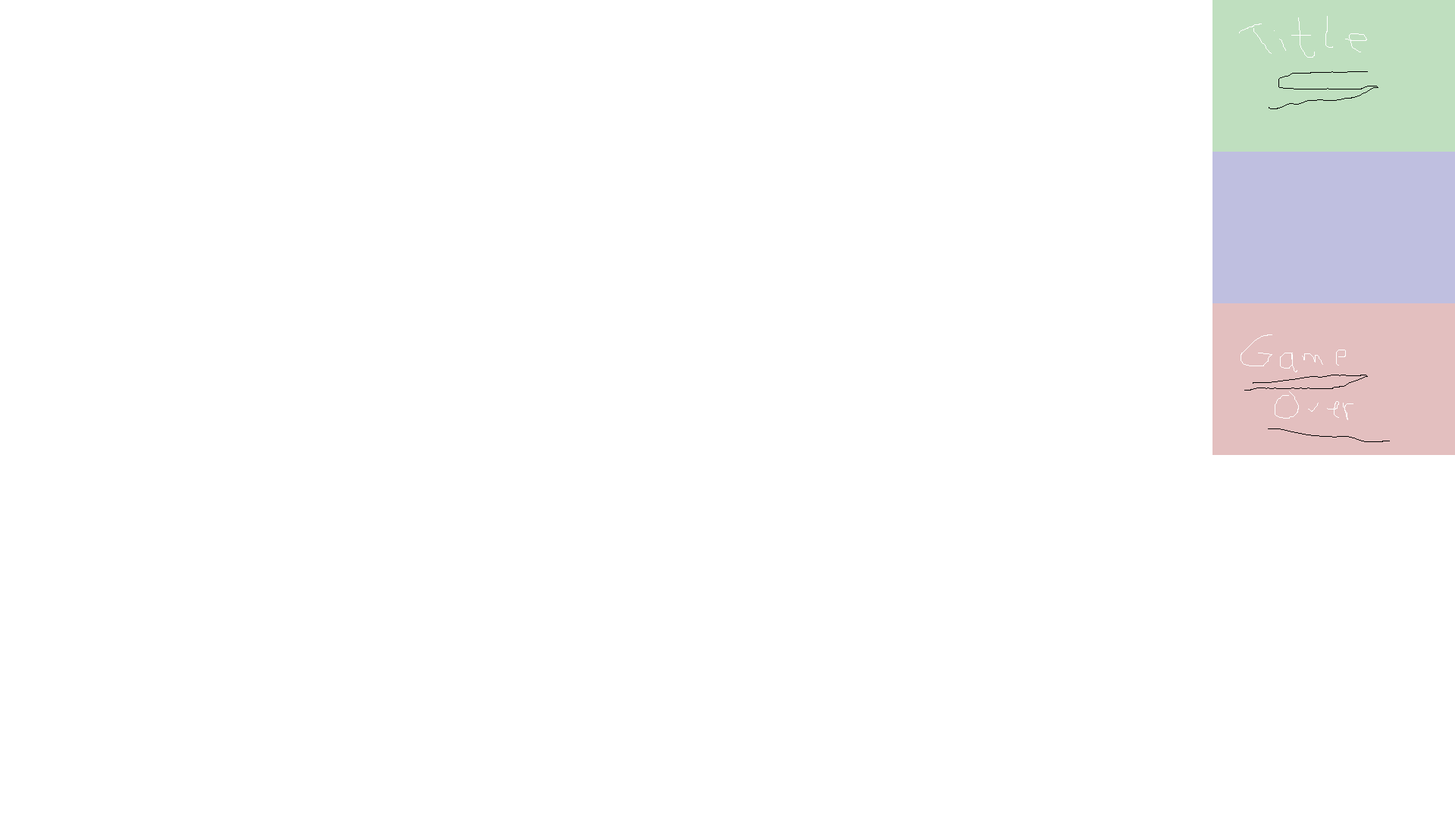
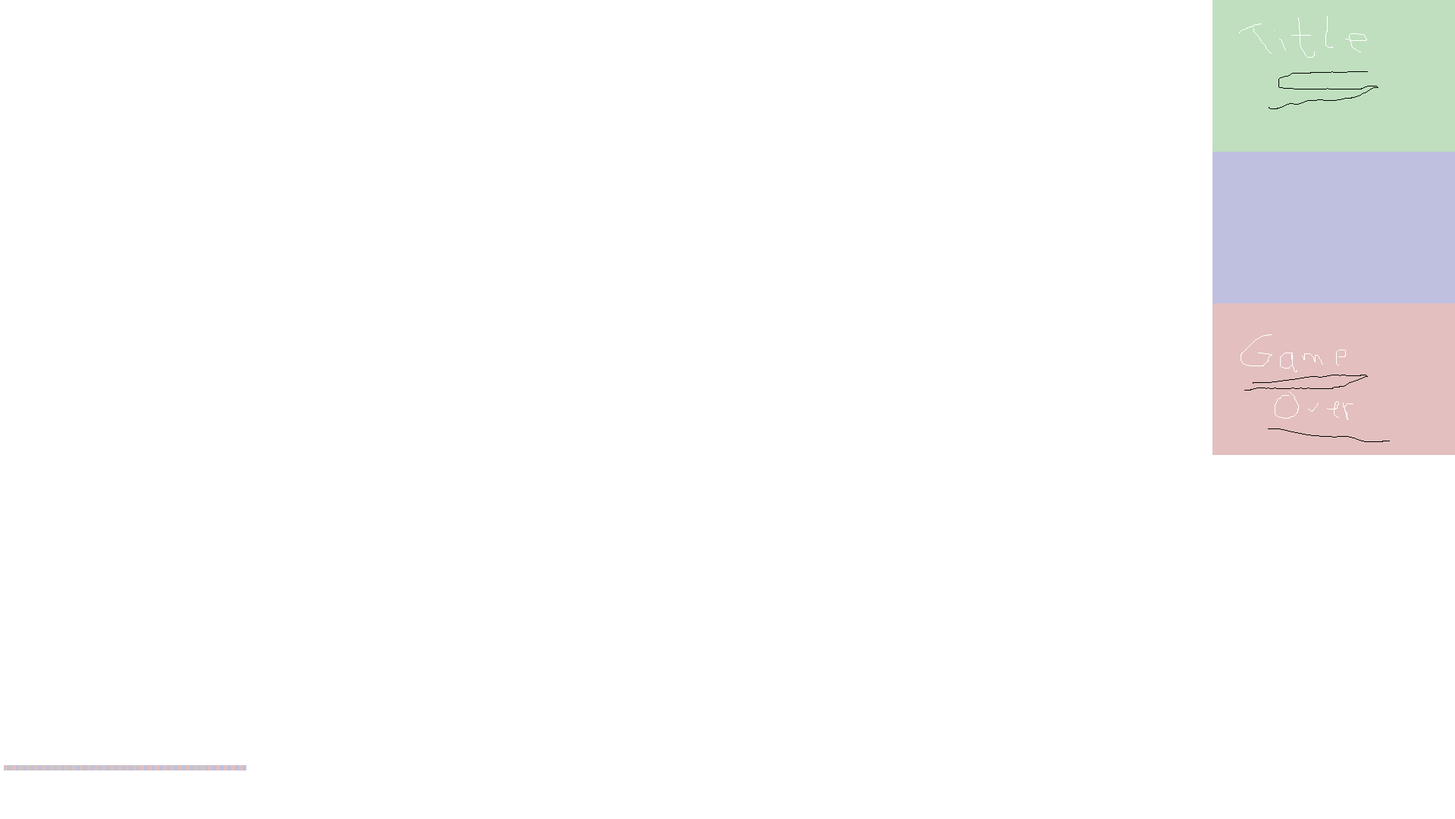
Layered file, before and after one edit (1455x819). Changes by layer:
added layer "font" above "helpers" over (3, 764, 216, 771)
painted on "helpers" over (3, 764, 247, 771)
